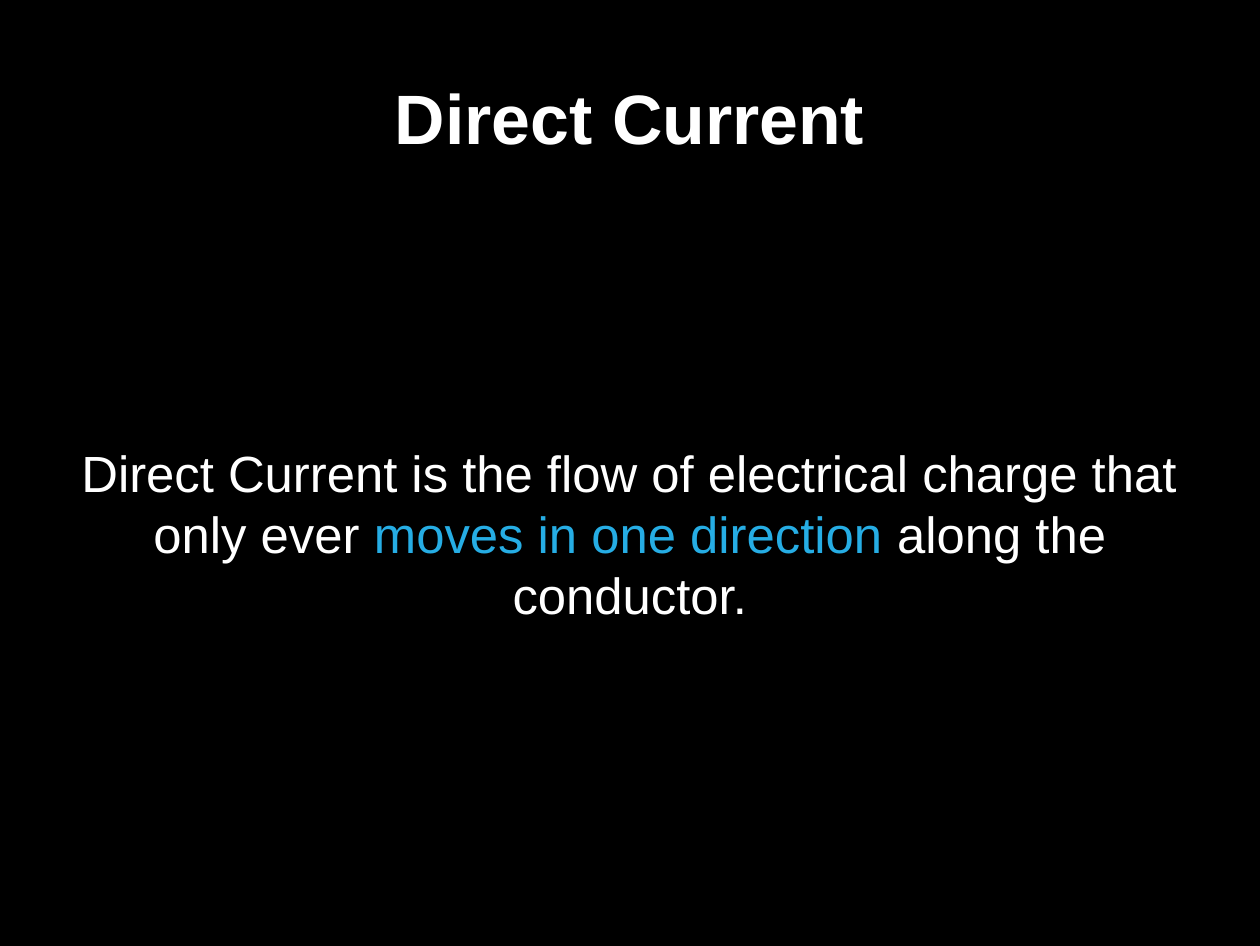
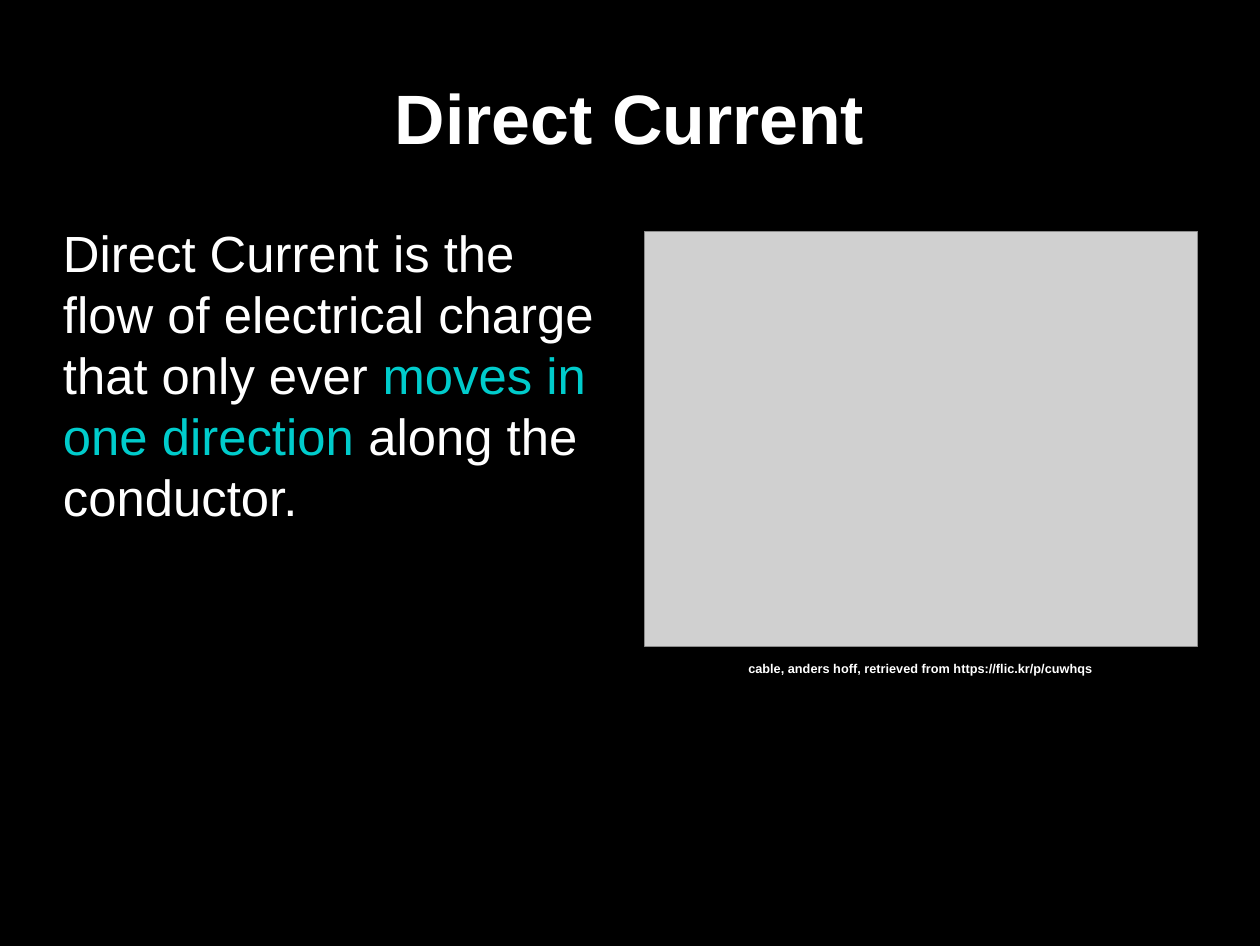
Before and after one commit to gaudeon/rpi_gpio_overview, a slide deck: slide 10 of slides/RPi GPIO Overview.odp (slide 6 before the commit). Drawn at 1260x946 pixels with LibreOffice and Linux fonts; fonts in the diff are those of the drawing; grey boxes stand for pictures. Boxes give left, top, right and bottom in pixels: in the first picture for what was removed or moved away, otherwise in the second. Text is boxed around its words. In the diff, an @@ line names an element or a change of style, - is before the commit and + after.

```diff
--- a/slides/RPi GPIO Overview.odp
+++ b/slides/RPi GPIO Overview.odp
@@ text "Direct Current is the flow ..." at [63, 235, 593, 517]: text colour #26ADE4 to #00CCCC in "moves in one direction"; alignment centre to left; more space between paragraphs; vertical alignment middle to top @@
@@ picture added at [645, 231, 1198, 646] @@
@@ text added at [748, 663, 1092, 676], 8 pt, text #FFFFFF, bold @@
+cable, anders hoff, retrieved from https://flic.kr/p/cuwhqs
```
Also in this commit, not shown: 37 other slides changed, 4 slides added, 8 slides removed, 1 other file.
